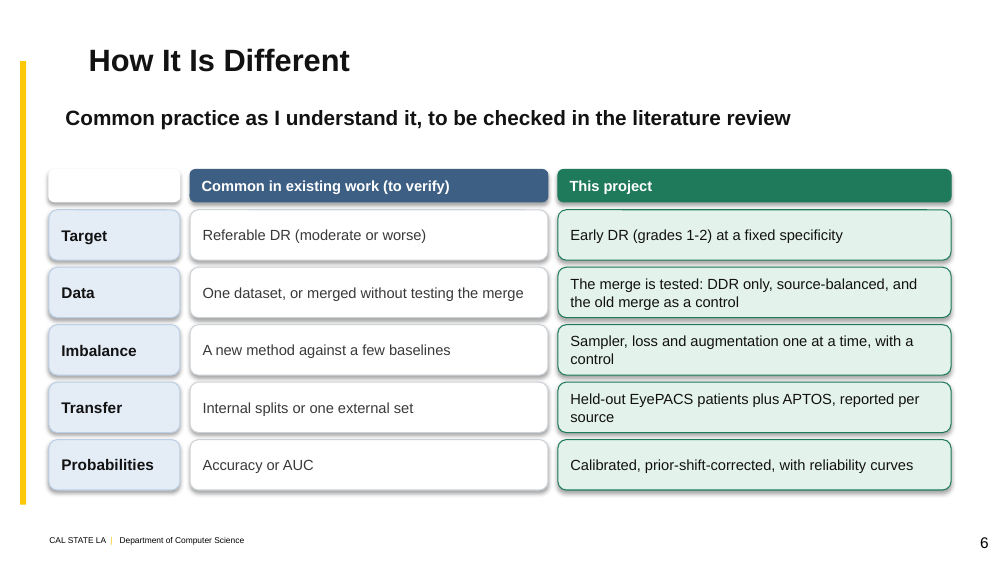
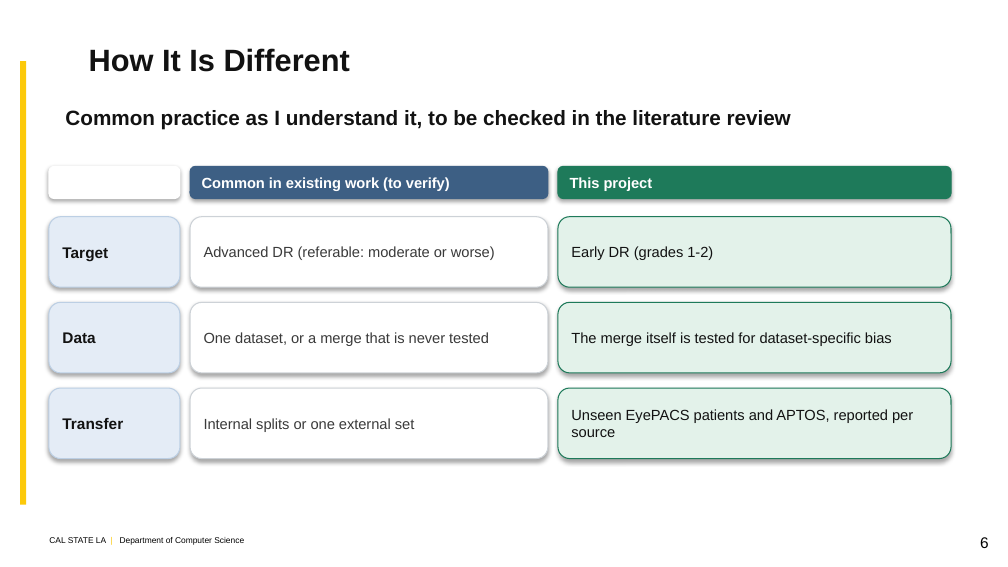
Before and after one commit to kazimab1/Early-DR, a slide deck: slide 6 of DR_Final_5min.pptx. Drawn at 1008x567 pixels with LibreOffice and Linux fonts; fonts in the diff are those of the drawing; background and template pictures are left out. Boxes give left, top, right and bottom in pixels: in the first picture for what was removed or moved away, otherwise in the second. Text is boxed around its words. In the diff, an @@ line names an element or a change of style, - is before the commit and + after.

```diff
--- a/DR_Final_5min.pptx
+++ b/DR_Final_5min.pptx
@@ rounded rectangle "Target": place and size @@
-rounded rectangle "Target" at bbox=[49, 210, 180, 260]
+rounded rectangle "Target" at bbox=[49, 217, 180, 287]
@@ rounded rectangle "Advanced DR (referable: moderate or ...": place and size @@
-rounded rectangle "Advanced DR (referable: moderate or ..." at bbox=[191, 210, 548, 260]
+rounded rectangle "Advanced DR (referable: moderate or ..." at bbox=[191, 217, 548, 287]
@@ rounded rectangle "Early DR (grades 1-2)": place and size @@
-rounded rectangle "Early DR (grades 1-2)" at bbox=[558, 210, 952, 260]
+rounded rectangle "Early DR (grades 1-2)" at bbox=[558, 217, 952, 287]
@@ text in rounded rectangle at bbox=[204, 246, 495, 260]: text changed @@
-Referable DR (moderate or worse)
+Advanced DR (referable: moderate or worse)
@@ text in rounded rectangle at bbox=[571, 246, 713, 260]: text changed @@
-Early DR (grades 1-2) at a fixed specificity
+Early DR (grades 1-2)
@@ rounded rectangle "Data": place and size @@
-rounded rectangle "Data" at bbox=[49, 267, 180, 318]
+rounded rectangle "Data" at bbox=[49, 302, 180, 373]
@@ rounded rectangle removed at bbox=[49, 325, 180, 375] @@
-Imbalance
@@ rounded rectangle "One dataset, or a merge ...": place and size @@
-rounded rectangle "One dataset, or a merge ..." at bbox=[191, 267, 548, 318]
+rounded rectangle "One dataset, or a merge ..." at bbox=[191, 302, 548, 373]
@@ rounded rectangle removed at bbox=[191, 325, 548, 375] @@
-A new method against a few baselines
@@ rounded rectangle "The merge itself is tested ...": place and size @@
-rounded rectangle "The merge itself is tested ..." at bbox=[558, 267, 952, 318]
+rounded rectangle "The merge itself is tested ..." at bbox=[558, 302, 952, 373]
@@ rounded rectangle removed at bbox=[558, 325, 952, 375] @@
-Sampler, loss and augmentation one at a time, with a control
@@ text in rounded rectangle at bbox=[204, 332, 489, 346]: text changed @@
-One dataset, or merged without testing the merge
+One dataset, or a merge that is never tested
@@ text in rounded rectangle at bbox=[571, 332, 892, 346]: text changed @@
-The merge is tested: DDR only, source-balanced, and the old merge as a control
+The merge itself is tested for dataset-specific bias
@@ rounded rectangle "Transfer": place and size @@
-rounded rectangle "Transfer" at bbox=[49, 382, 180, 432]
+rounded rectangle "Transfer" at bbox=[49, 388, 180, 459]
@@ rounded rectangle "Internal splits or one external ...": place and size @@
-rounded rectangle "Internal splits or one external ..." at bbox=[191, 382, 548, 432]
+rounded rectangle "Internal splits or one external ..." at bbox=[191, 388, 548, 459]
@@ rounded rectangle "Unseen EyePACS patients and APTOS, ...": place and size @@
-rounded rectangle "Unseen EyePACS patients and APTOS, ..." at bbox=[558, 382, 952, 432]
+rounded rectangle "Unseen EyePACS patients and APTOS, ..." at bbox=[558, 388, 952, 459]
@@ text in rounded rectangle at bbox=[571, 409, 913, 437]: text changed @@
-Held-out EyePACS patients plus APTOS, reported per source
+Unseen EyePACS patients and APTOS, reported per source
@@ rounded rectangle removed at bbox=[49, 439, 180, 490] @@
-Probabilities
@@ rounded rectangle removed at bbox=[191, 439, 548, 490] @@
-Accuracy or AUC
@@ rounded rectangle removed at bbox=[558, 439, 952, 490] @@
-Calibrated, prior-shift-corrected, with reliability curves
```
Also in this commit, not shown: 5 other slides changed, 1 other file.
